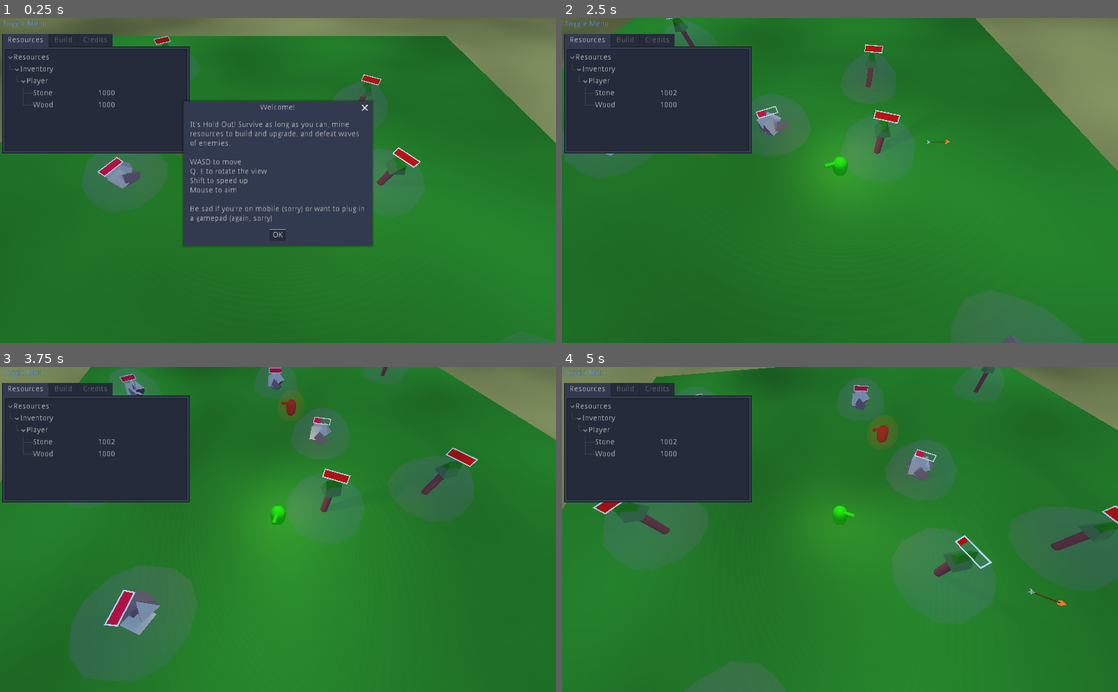
Above: before the commit, frames 1-4 (two rows, left to right).
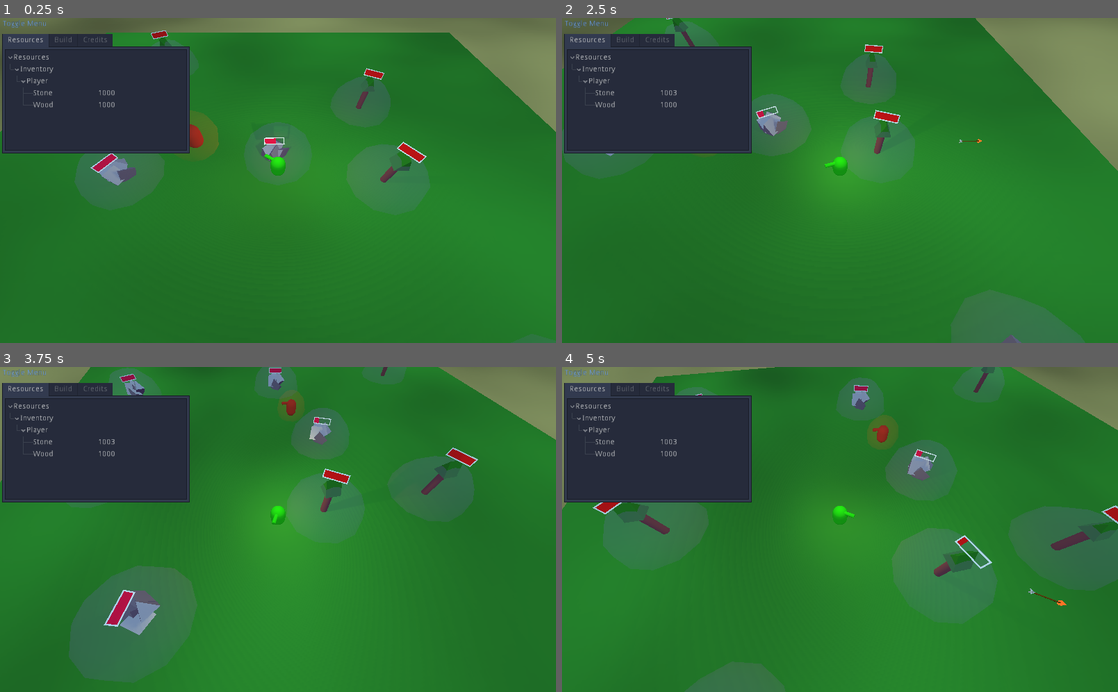
Above: after the commit, the same moments.

Repository: c-dante/godot-jam
Game: Godot game, scene res://FirstScene.tscn
The game is run twice, just before and just after one commit, with the same random seed, the same clock (stepped at 60 frames per second) and the same inputs.
Inputs (mouse positions are in pixels of both pictures, inside the frame that each line leads up to):
- Up to frame 1 (0.25 s): no input
- Up to frame 2 (2.5 s): click (840, 235) at 0.5 s, where only the run before the commit has a clickable "OK"; move the mouse to (962, 164) at 1.27 s; press the mouse at (962, 164) at 1.28 s; hold D (move_right) 1.28-2.03 s; move the mouse to (728, 196) at 2.02 s; release the mouse at (728, 196) at 2.03 s; hold S (move_down) from 2.03 s (still down); tap Shift (sprint) at 2.1 s
- Up to frame 3 (3.75 s): move the mouse to (333, 458) at 2.77 s; release S (move_down) at 2.78 s; hold D (move_right) 2.78-3.53 s; hold E (turn_ccw) 2.78-3.53 s; move the mouse to (250, 594) at 3.52 s; hold W (move_up) from 3.53 s (still down); tap Q (turn_cw) at 3.6 s
- Up to frame 4 (5 s): move the mouse to (1006, 578) at 4.27 s; release W (move_up) at 4.28 s; press the mouse at (1006, 578) at 4.28 s; hold A (move_left) from 4.28 s (still down)

The runs differ from the first frame. In frame 1, 18% of the frame differs, in the area x 0-100%, y 3-71%; in frame 2, less than 0.1%; in frame 3, less than 0.1%; in frame 4, less than 0.1%.

Commit message:
Check if running in editor hacks

Diff:
--- a/FirstScene.gd
+++ b/FirstScene.gd
@@ -4,55 +4,10 @@
 
 # Called when the node enters the scene tree for the first time.
 func _ready():
-	resource_grant()
+	if OS.has_feature("editor"):
+		cheat_grant()
 
-func demoSurfaceMesh():
-	spawnRocks()
-	# var vertices = PoolVector3Array()
-	# vertices.push_back(Vector3(0, 10, 0))
-	# vertices.push_back(Vector3(10, 0, 0))
-	# vertices.push_back(Vector3(0, 0, 10))
-	# var arrays = []
-	# arrays.resize(ArrayMesh.ARRAY_MAX)
-	# arrays[ArrayMesh.ARRAY_VERTEX] = vertices
-
-	# Initialize the ArrayMesh.
-	var arr_mesh = ArrayMesh.new()
-	# Create the Mesh.
-	# arr_mesh.add_surface_from_arrays(Mesh.PRIMITIVE_TRIANGLES, arrays)
-
-	var st = SurfaceTool.new()
-	st.begin(Mesh.PRIMITIVE_TRIANGLES)
-	# st.add_color(Color(1, 0, 1))
-	# st.add_uv(Vector2(0, 0))
-	# st.add_vertex(Vector3(0, 0, 0))
-	# st.add_vertex(Vector3(10, 0, 0))
-	# st.add_vertex(Vector3(0, 10, 0))
-
-	st.add_vertex(Vector3(0, 0, 0))
-	st.add_vertex(Vector3(0, 10, 0))
-	st.add_vertex(Vector3(0, 0, 0))
-	# st.add_vertex(Vector3(0, 0, 0))
-	# st.add_vertex(Vector3(10, 0, 0))
-	st.commit(arr_mesh)
-
-
-	var m = MeshInstance.new()
-	m.mesh = arr_mesh
-	add_child(m)
-
-# Called every frame. 'delta' is the elapsed time since the previous frame.
-#func _process(delta):
-#	pass
-
-
-func spawnRocks():
-	# var spawnArea = $"Level/Floor"
-	# print(spawnArea.)
-	for i in range(10):
-		print(i)
-
-func resource_grant():
+func cheat_grant():
 	Global.gatherResource($Player.get_instance_id(), Res.ResourceType.Stone, 1000)
 	Global.gatherResource($Player.get_instance_id(), Res.ResourceType.Wood, 1000)
 	Events.purchase_attempt($Player.get_instance_id(), Res.ItemType.Bow, {})
--- a/src/ui/ui.gd
+++ b/src/ui/ui.gd
@@ -13,6 +13,10 @@
 var viewedIntro = false
 
 func _ready():
+	if OS.has_feature("editor"):
+		print("RAN FROM EDITOR")
+		viewedIntro = true
+
 	pause_mode = PAUSE_MODE_PROCESS
 	view = get_viewport();
 	playerCam = get_node(playerCamPath)
Not shown: 4 places in FirstScene.tscn that only renumber resources
